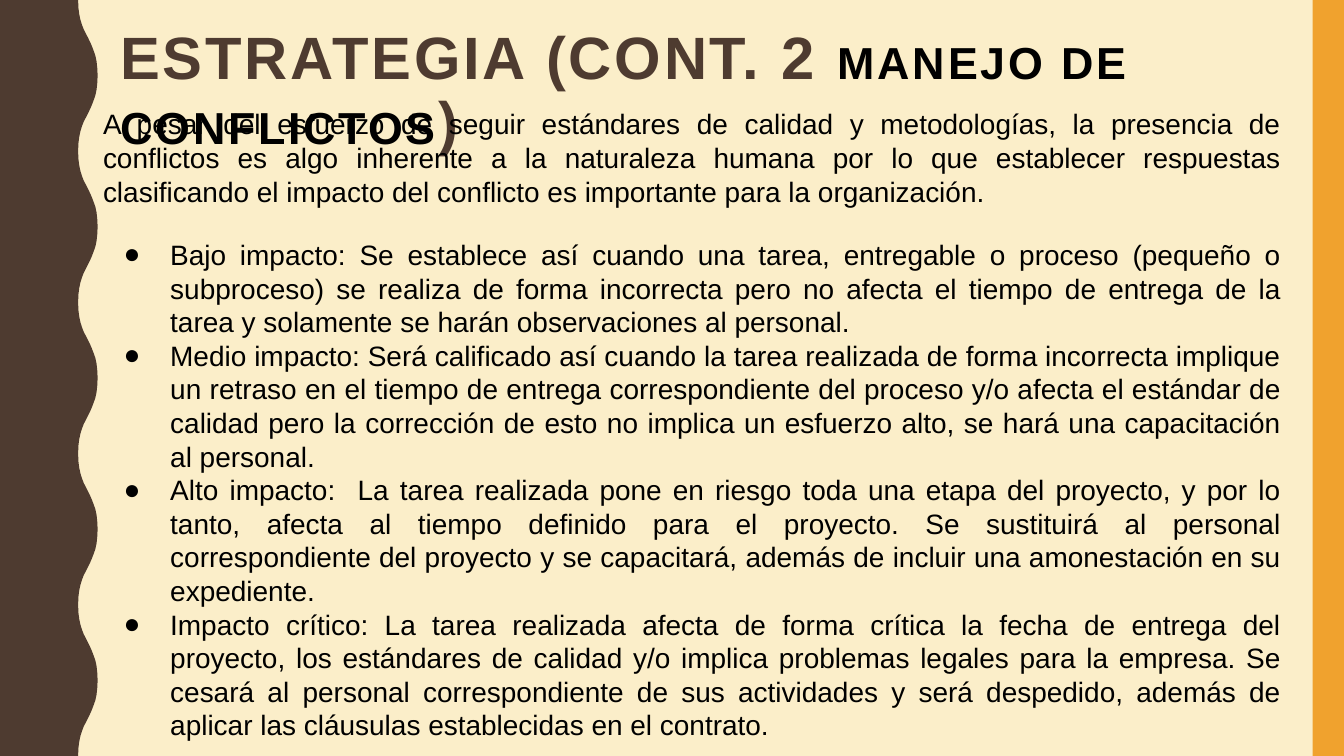
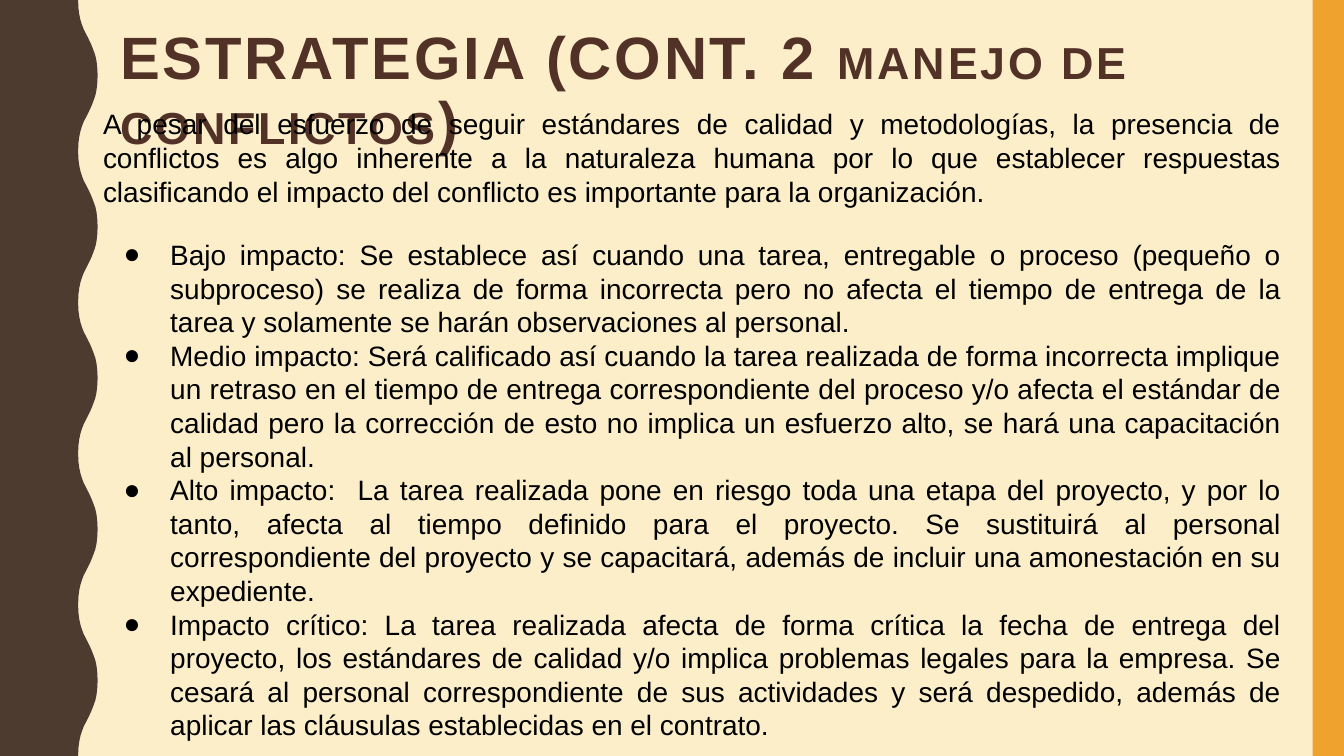
Before and after one commit to lagis/DEUV, a slide deck: slide 3 of Estrategia de equipo de alto desempeño.pptx. Drawn at 1344x756 pixels with LibreOffice and Linux fonts; fonts in the diff are those of the drawing. Boxes give left, top, right and bottom in pixels: in the first picture for what was removed or moved away, otherwise in the second. Text is boxed around its words. In the diff, an @@ line names an element or a change of style, - is before the commit and + after.

```diff
--- a/Estrategia de equipo de alto desempeño.pptx
+++ b/Estrategia de equipo de alto desempeño.pptx
@@ title "ESTRATEGIA (CONT. 2 MANEJO DE ..." at <box>120,35,1126,153</box>: text colour #4E3B30 to #523227 in "ESTRATEGIA (CONT. 2 CONFLICTOS)"; text colour #000000 to #523227 in "MANEJO DE CONFLICTOS)" @@
```
Also in this commit, not shown: 2 other slides changed, 2 other files.
